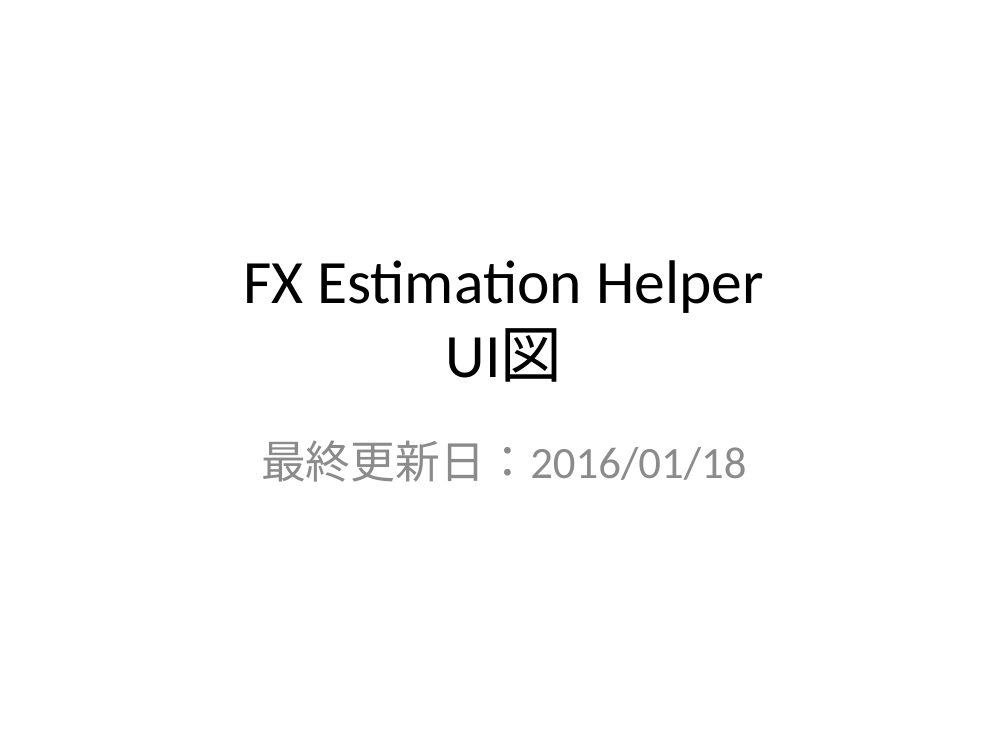
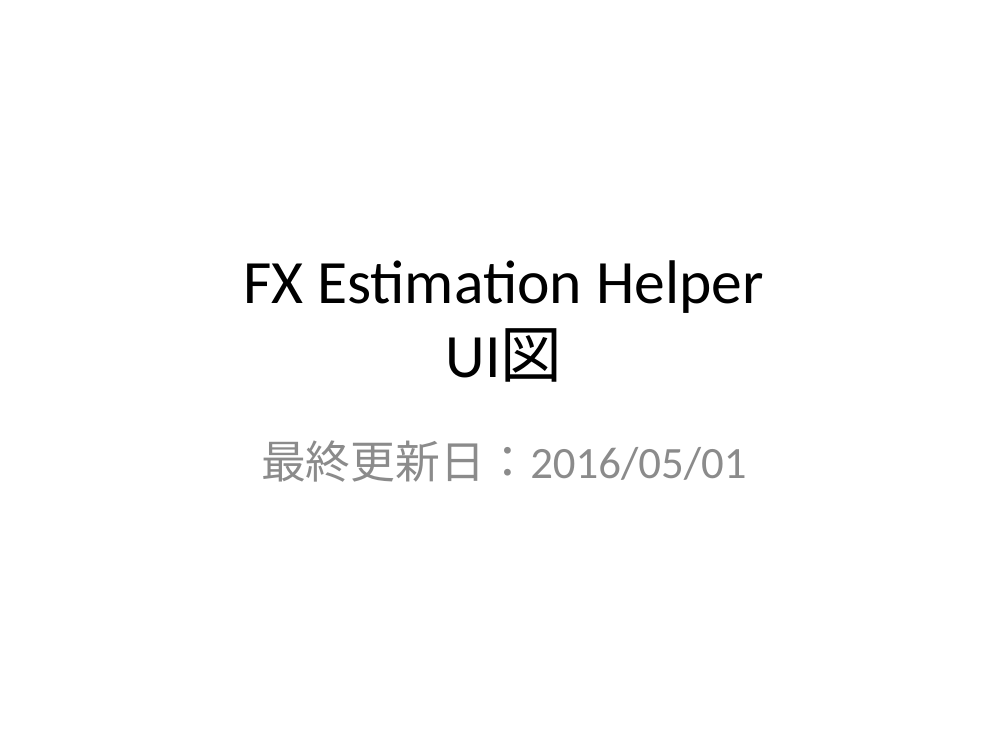
Before and after one commit to Leonis0813/chort, a slide deck: slide 1 of regulus/interface/ui.pptx. Drawn at 1008x756 pixels with LibreOffice and Linux fonts; fonts in the diff are those of the drawing. Boxes give left, top, right and bottom in pixels: in the first picture for what was removed or moved away, otherwise in the second. Text is boxed around its words. In the diff, an @@ line names an element or a change of style, - is before the commit and + after.

```diff
--- a/regulus/interface/ui.pptx
+++ b/regulus/interface/ui.pptx
@@ subtitle at (x1=261, y1=440, x2=746, y2=482): text changed @@
-最終更新日：2016/01/18
+最終更新日：2016/05/01
```
Also in this commit, not shown: 2 other slides changed, 3 other files.
